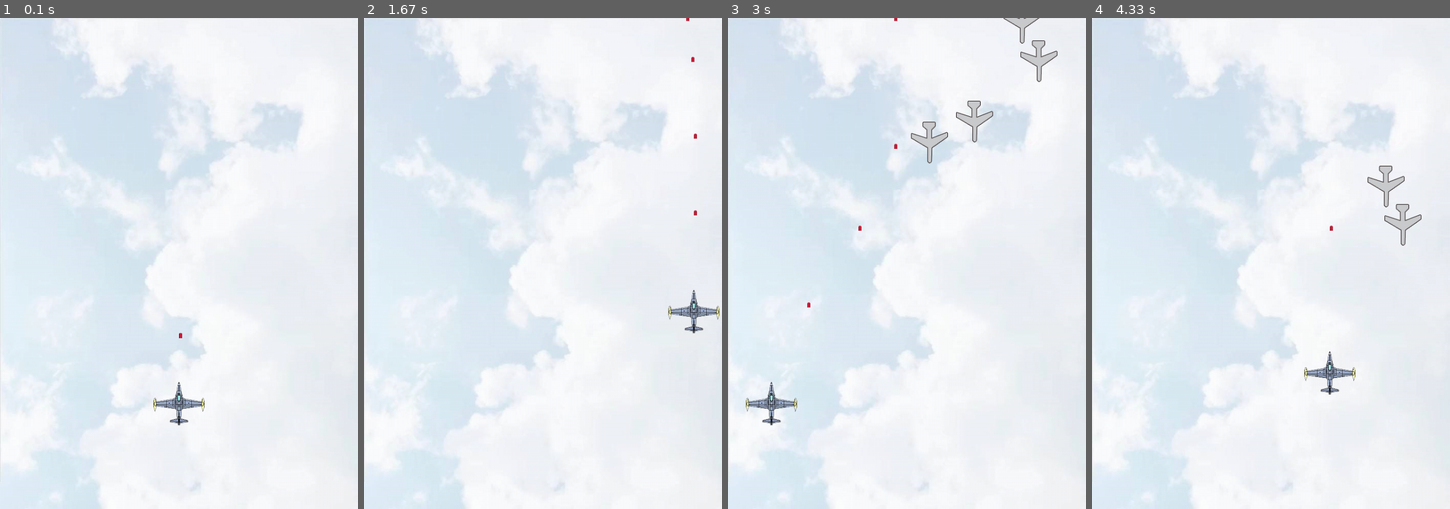
Above: before the commit, frames 1-4 (left to right).
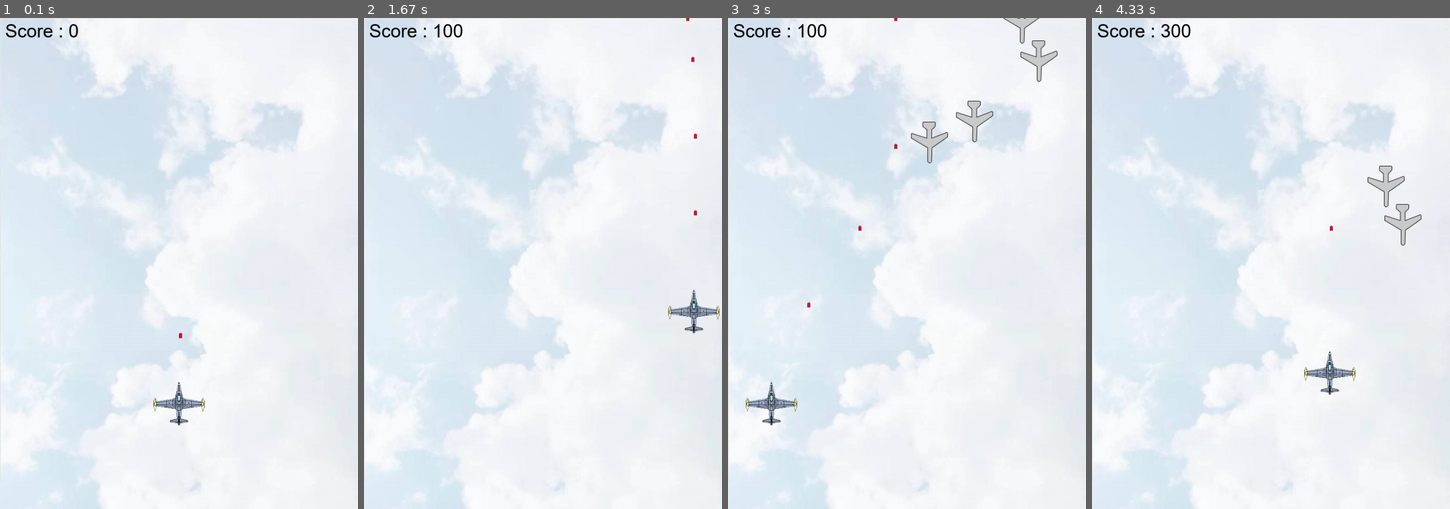
Above: after the commit, the same moments.

Repository: charlie-ccw/Pygame-project
Game: pygame game, started from main.py
Same seed, same stepped clock (60 frames per second), same inputs: the game is played once before the commit and once after it.
Inputs:
- Up to frame 1 (0.1 s): no input
- Up to frame 2 (1.67 s): hold D 0.33-0.8 s; hold W 0.83-1.13 s; hold D 1.17-1.63 s
- Up to frame 3 (3 s): hold A 1.67-2.2 s; hold S 2.23-2.53 s; hold A 2.57-2.97 s
- Up to frame 4 (4.33 s): hold W 3-3.37 s; hold D 3.4-4.03 s; hold S from 4.07 s (still down)

The runs differ from the first frame. In frame 1, 0.2% of the frame differs, in the area x 1-22%, y 1-4%; in frame 2, 0.3%; in frame 3, 0.3%; in frame 4, 0.3%, in the area x 1-28%, y 1-4%.

Commit message:
add score

Diff:
--- a/main.py
+++ b/main.py
@@ -76,6 +76,11 @@
     e2_destroy_index = 0
     e3_destroy_index = 0
     myplane1_destroy_index = 0
+
+
+    # here we add the score to the game
+    score = 0
+    score_font = pygame.font.Font("font/font.ttf.ttf", 36)
 
     # here we set the delay to make the picture change smoothly
     delay = 100
@@ -130,6 +135,10 @@
                 if myplane1_destroy_index == 0:
                     print("game over")
                     running = False
+
+        # here we draw the score
+        score_text = score_font.render("Score : %s" % str(score), True, BLACK)
+        screen.blit(score_text, (10,5))
 
 
         # here we shot the bullets
@@ -183,6 +192,7 @@
                     screen.blit(each.destroy_images[e3_destroy_index], each.rect)
                     e3_destroy_index = (e3_destroy_index + 1) % 4
                     if e3_destroy_index == 0:
+                        score += 1000
                         each.reset()
 
 
@@ -211,6 +221,7 @@
                     screen.blit(each.destroy_images[e2_destroy_index], each.rect)
                     e2_destroy_index = (e2_destroy_index + 1) % 4
                     if e2_destroy_index == 0:
+                        score += 500
                         each.reset()
 
 
@@ -224,6 +235,7 @@
                     screen.blit(each.destroy_images[e1_destroy_index], each.rect)
                     e1_destroy_index = (e1_destroy_index + 1) % 4
                     if e1_destroy_index == 0:
+                        score += 100
                         each.reset()
 
 
Binary file added: font/font.ttf.ttf
